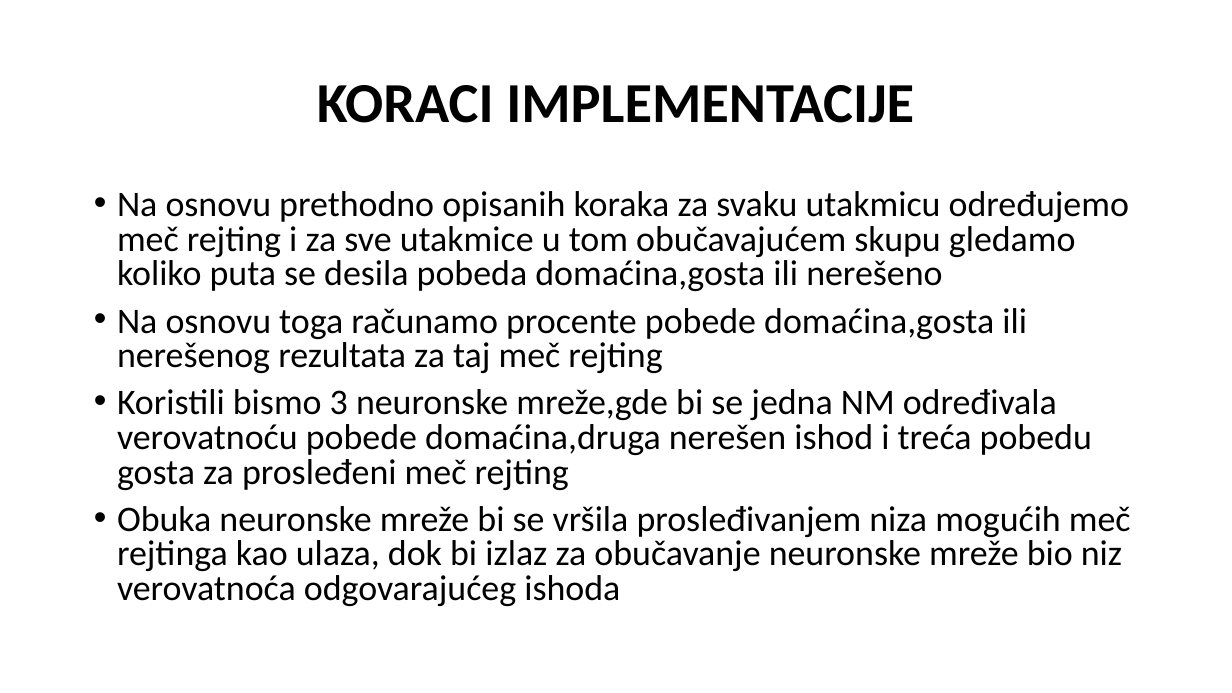
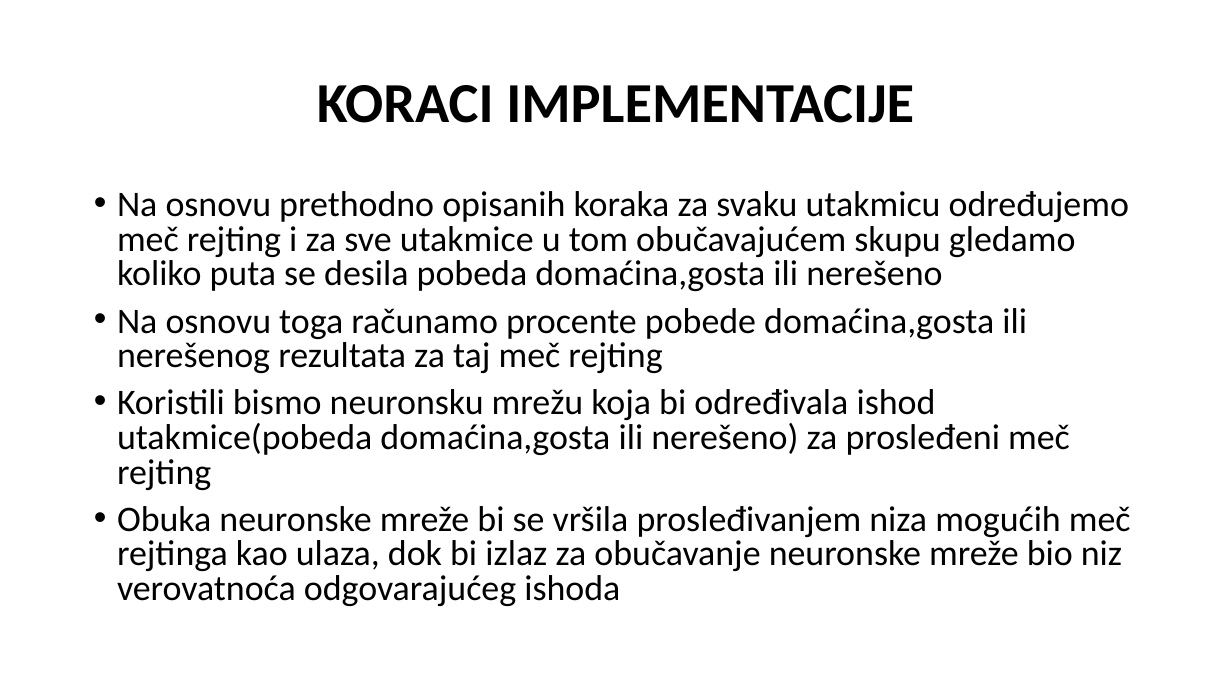
Before and after one commit to nemanjarogic/handball-betting-prediction, a slide deck: slide 13 of ra68_2012_i_ra33_2012_prezentacija.pptx. Drawn at 1232x693 pixels with LibreOffice and Linux fonts; fonts in the diff are those of the drawing. Boxes give left, top, right and bottom in pixels: in the first picture for what was removed or moved away, otherwise in the second. Text is boxed around its words. In the diff, an @@ line names an element or a change of style, - is before the commit and + after.

```diff
--- a/ra68_2012_i_ra33_2012_prezentacija.pptx
+++ b/ra68_2012_i_ra33_2012_prezentacija.pptx
@@ text at bbox=[117, 389, 1070, 490]: text changed @@
-• Koristili bismo 3 neuronske mreže,gde bi se jedna NM određivala verovatnoću pobede domaćina,druga nerešen ishod i treća pobedu gosta za prosleđeni meč rejting
+• Koristili bismo neuronsku mrežu koja bi određivala ishod utakmice(pobeda domaćina,gosta ili nerešeno) za prosleđeni meč rejting
```
Also in this commit, not shown: 19 other files.
